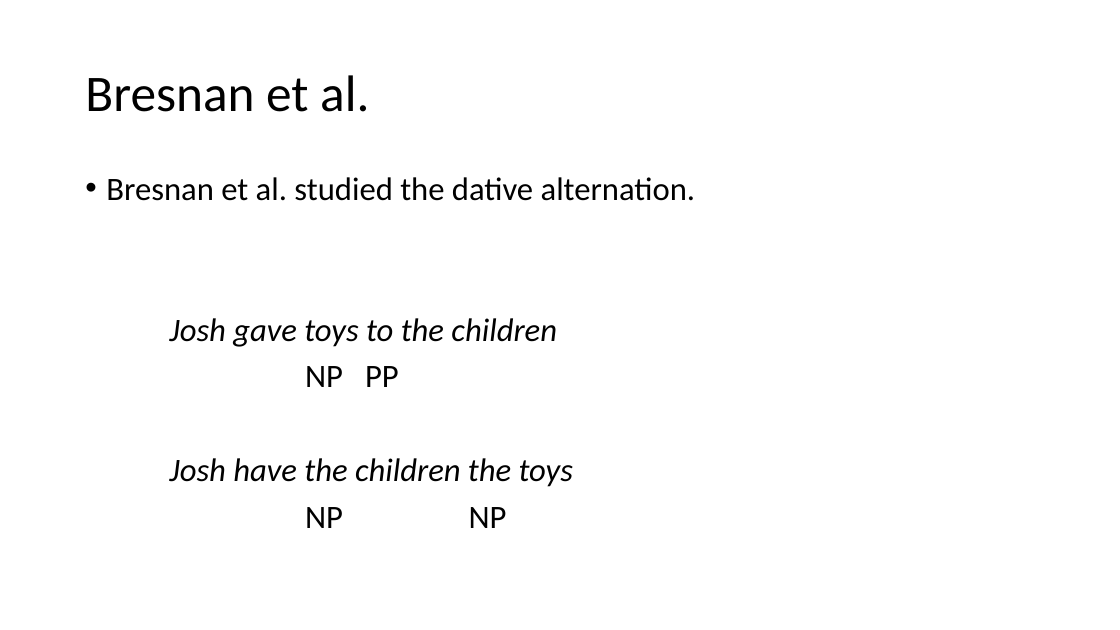
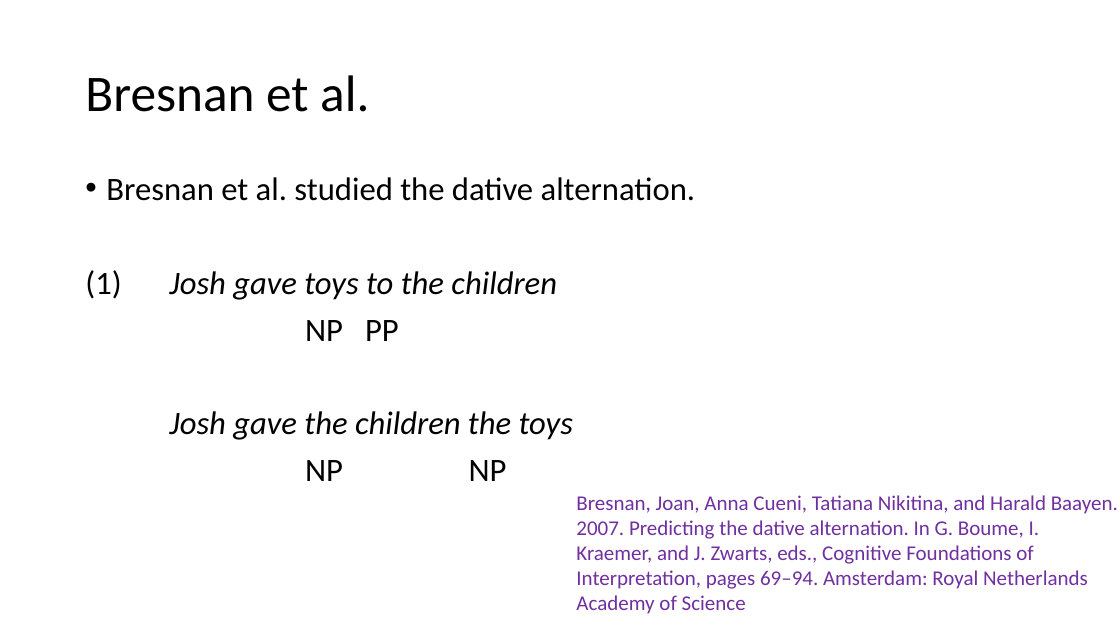
Before and after one commit to ajrtallman/Corpus_Linguistics_FSU_2023-2024, a slide deck: slide 34 of 03_lectures/Corpus Linguistics_2023_11_10.pptx. Drawn at 1120x630 pixels with LibreOffice and Linux fonts; fonts in the diff are those of the drawing. Boxes give left, top, right and bottom in pixels: in the first picture for what was removed or moved away, otherwise in the second. Text is boxed around its words. In the diff, an @@ line names an element or a change of style, - is before the commit and + after.

```diff
--- a/03_lectures/Corpus Linguistics_2023_11_10.pptx
+++ b/03_lectures/Corpus Linguistics_2023_11_10.pptx
@@ text at box(85, 270, 557, 300): text changed @@
-Josh gave toys to the children
+(1) Josh gave toys to the children
@@ text at box(169, 411, 573, 440): text changed @@
-Josh have the children the toys
+Josh gave the children the toys
@@ text added at box(576, 495, 1118, 614), 18 pt, text #7030A0 @@
+Bresnan, Joan, Anna Cueni, Tatiana Nikitina, and Harald Baayen. 2007. Predicting the dative alternation. In G. Boume, I. Kraemer, and J. Zwarts, eds., Cognitive Foundations of Interpretation, pages 69–94. Amsterdam: Royal Netherlands Academy of Science
```
Also in this commit, not shown: 4 other slides changed, 11 slides added, 4 other files.
